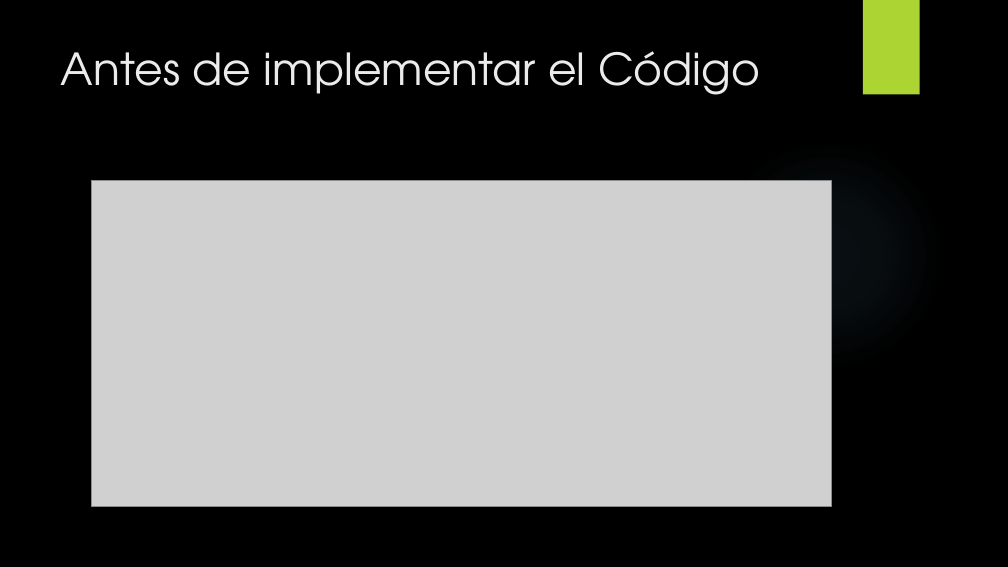
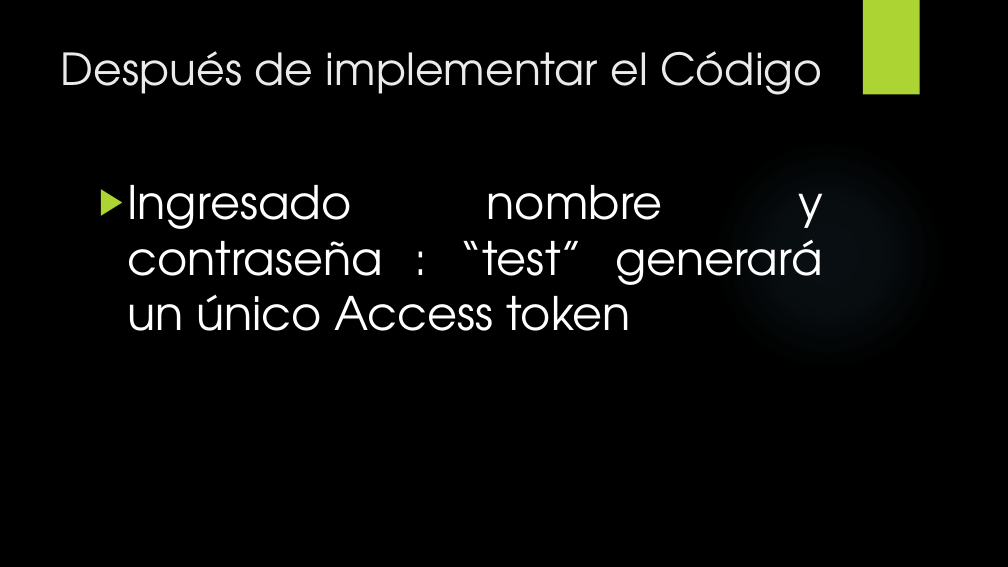
Before and after one commit to JuandresPUCE/Api_python_SQLite, a slide deck: slide 14 of Python-JWT.pptx (slide 8 before the commit). Drawn at 1008x567 pixels with LibreOffice and Linux fonts; fonts in the diff are those of the drawing; grey boxes stand for pictures; background and template pictures are left out. Boxes give left, top, right and bottom in pixels: in the first picture for what was removed or moved away, otherwise in the second. Text is boxed around its words. In the diff, an @@ line names an element or a change of style, - is before the commit and + after.

```diff
--- a/Python-JWT.pptx
+++ b/Python-JWT.pptx
@@ title at (61, 51, 822, 95): text changed @@
-Antes de implementar el Código
+Después de implementar el Código
@@ picture removed at (91, 180, 831, 506) @@
@@ text added at (127, 185, 823, 331), 44 pt, text #FFFFFF @@
+▶ Ingresado nombre y contraseña : “test” generará un único Access token
```
Also in this commit, not shown: 10 other slides changed, 4 slides added.
